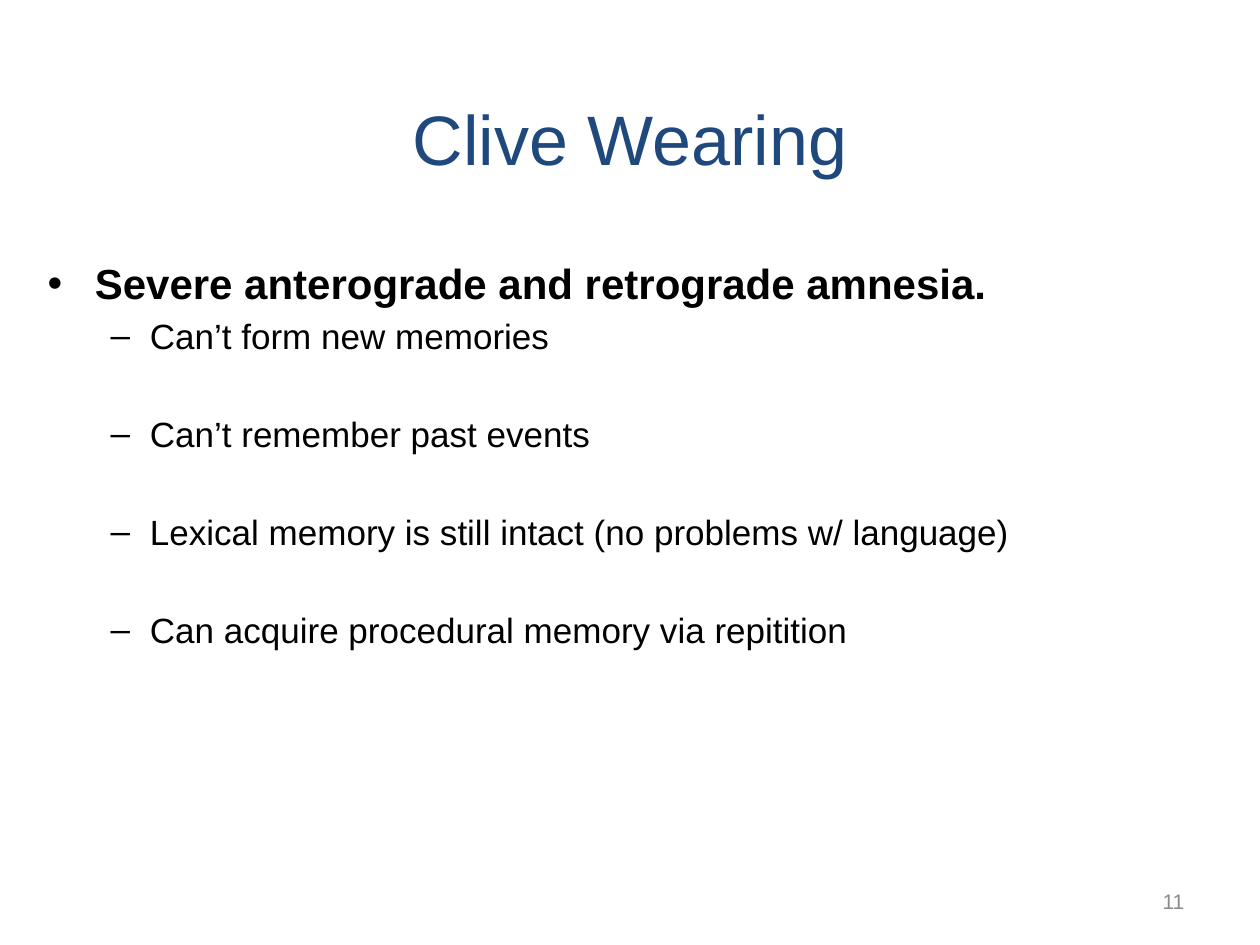
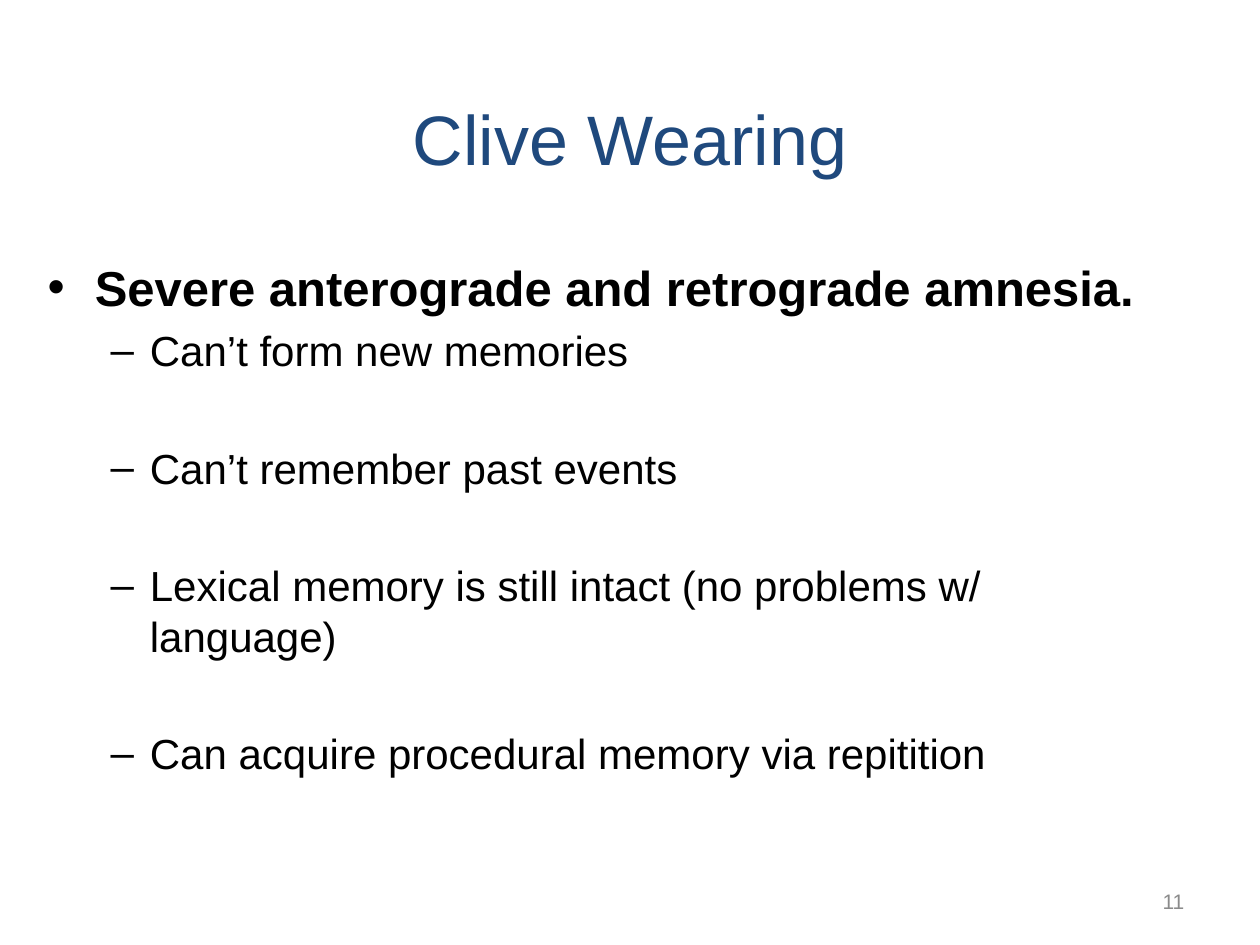
Before and after one commit to npm27/Teaching-Materials, a slide deck: slide 11 of Memory/Slides/Chapter 10.PPTX. Drawn at 1260x945 pixels with LibreOffice and Linux fonts; fonts in the diff are those of the drawing. Boxes give left, top, right and bottom in pixels: in the first picture for what was removed or moved away, otherwise in the second. Text is boxed around its words. In the diff, an @@ line names an element or a change of style, - is before the commit and + after.

```diff
--- a/Memory/Slides/Chapter 10.PPTX
+++ b/Memory/Slides/Chapter 10.PPTX
@@ text "Severe anterograde and retrograde amnesia." at [95,270,1133,778]: size 24 to 28 pt in "Severe anterograde and retrograde amnesia."; size 20 to 24 pt in "Can’t form new memories", "Can’t remember past events", "Lexical memory is still intact (no problems ...", "Can acquire procedural memory via repitition" @@
```
Also in this commit, not shown: 3 other slides changed, 1 slide added.
